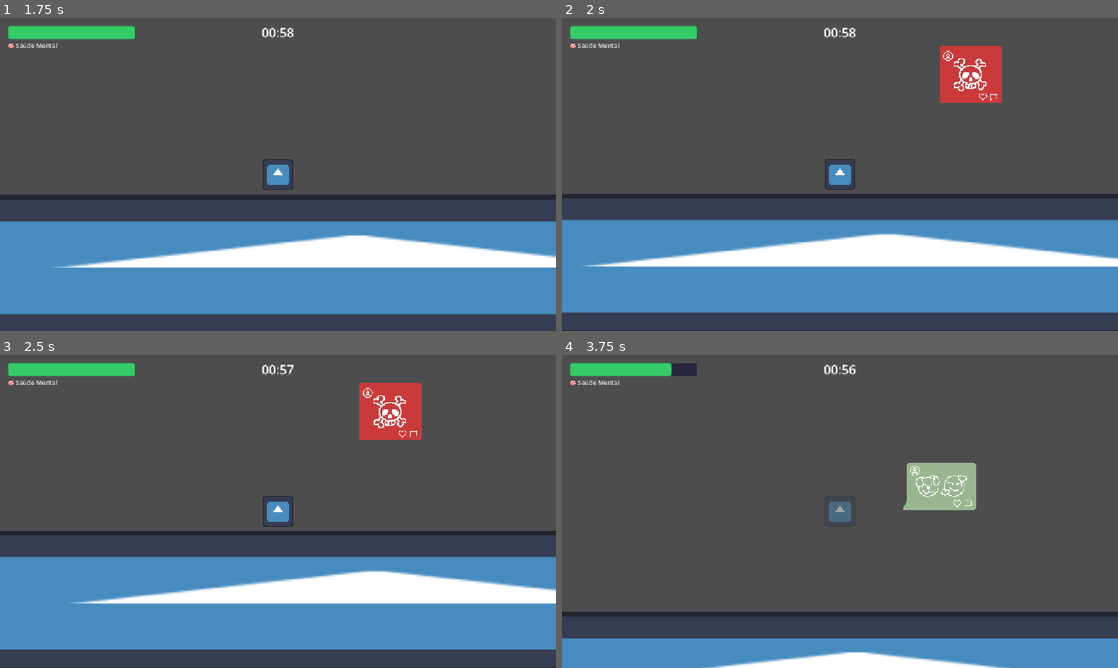
Above: before the commit, frames 1-4 (two rows, left to right).
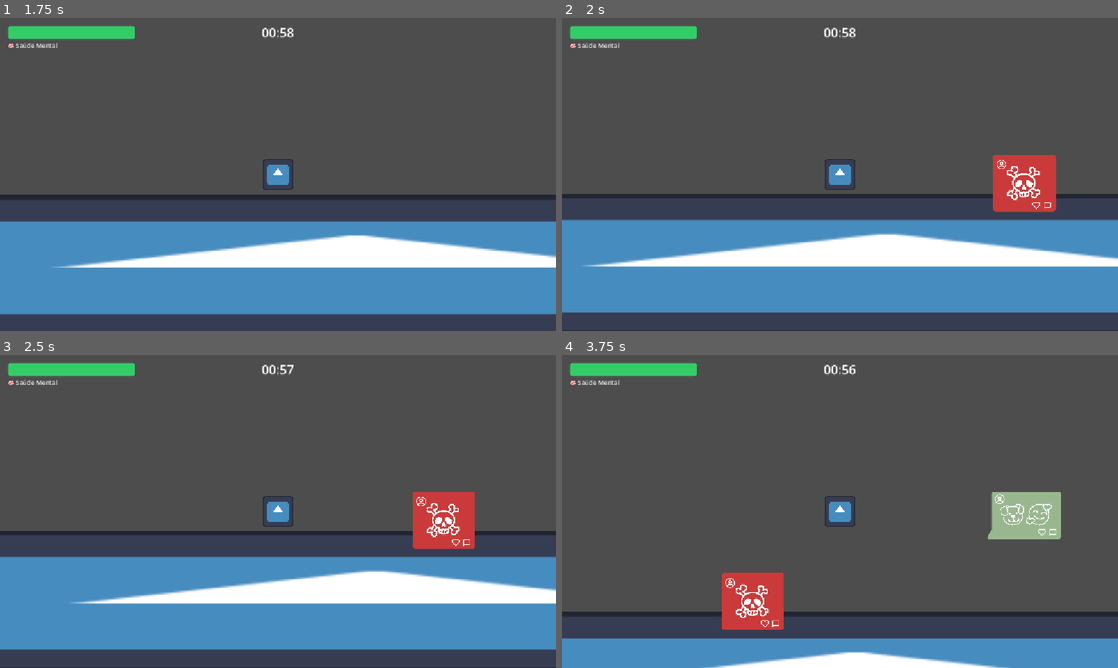
Above: after the commit, the same moments.

Repository: mota-pedro/projeto-ese
Game: Godot game, scene res://primeira_fase.tscn
Two runs of this game, one before a commit and one after it. Both use one fixed random seed, a clock stepped at 60 frames per second and the inputs below. The engine's default icon, where the game draws it, is replaced by a stand-in: a white triangle on a blue panel in a dark square.
Inputs:
- Up to frame 1 (1.75 s): tap Enter (ui_accept) at 0.5, 0.77, 1.52 s; hold Right (ui_right) from 0.53 s (still down)
- Up to frame 2 (2 s): keep holding Right (ui_right)
- Up to frame 3 (2.5 s): release Right (ui_right) at 2.03 s; hold Left (ui_left) from 2.03 s (still down)
- Up to frame 4 (3.75 s): release Left (ui_left) at 2.78 s; hold Right (ui_right) from 2.78 s (still down); tap Enter (ui_accept) at 3.02 s

Frame 1 is identical in both runs. In frame 2, 4.1% of the frame differs, in the area x 68-89%, y 8-62%; in frame 3, 4.1%; in frame 4, 6.3%, in the area x 19-90%, y 2-88%.

Commit message:
fix: posts spawnando corretamentem, sem lugar fixo

Diff:
--- a/game_manager.gd
+++ b/game_manager.gd
@@ -1,22 +1,23 @@
-# game_manager.gd — Gerencia tempo de jogo e condição de vitória/derrota
+# game_manager.gd
 extends Node
 
 signal game_over(won: bool)
 
-@export var survival_time: float = 60.0  # segundos para vencer
+@export var survival_time: float = 60.0
 
 var elapsed_time: float = 0.0
 var game_active: bool = true
-
-# Referência ao player para monitorar saúde
 var player_ref: Node = null
+var spawner_ref: Node = null
 
 func _ready():
-	# Busca o player na cena
 	await get_tree().process_frame
+
 	player_ref = get_tree().get_first_node_in_group("player")
 	if player_ref:
 		player_ref.health_changed.connect(_on_player_health_changed)
+
+	spawner_ref = get_tree().get_first_node_in_group("spawner")
 
 func _process(delta):
 	if not game_active:
@@ -25,13 +26,18 @@
 	elapsed_time += delta
 
 	if elapsed_time >= survival_time:
-		game_active = false
-		emit_signal("game_over", true)  # Jogador venceu
+		_end_game(true)
 
 func _on_player_health_changed(current_health: int, _max_health: int):
 	if current_health <= 0 and game_active:
-		game_active = false
-		emit_signal("game_over", false)  # Game Over
+		_end_game(false)
+
+func _end_game(won: bool):
+	game_active = false
+	# Para o spawner
+	if spawner_ref and spawner_ref.has_method("stop"):
+		spawner_ref.stop()
+	emit_signal("game_over", won)
 
 func get_formatted_time() -> String:
 	var remaining = max(0.0, survival_time - elapsed_time)
--- a/obstacle_spawner.gd
+++ b/obstacle_spawner.gd
@@ -1,4 +1,4 @@
-# obstacle_spawner.gd — Spawna posts positivos e negativos
+# obstacle_spawner.gd
 extends Node2D
 
 @export var post_scene: PackedScene
@@ -8,9 +8,14 @@
 var spawn_timer: float = 0.0
 var game_active: bool = true
 var elapsed: float = 0.0
+var positive_chance: float = 0.40
 
-# Chance de post positivo começa em 40%
-var positive_chance: float = 0.40
+var camera: Camera2D = null
+
+func _ready():
+	await get_tree().process_frame
+	# Busca a câmera na cena
+	camera = get_tree().get_first_node_in_group("camera")
 
 func _process(delta):
 	if not game_active:
@@ -19,7 +24,6 @@
 	elapsed += delta
 	spawn_timer += delta
 
-	# Aumenta dificuldade ao longo do tempo
 	var difficulty_mult = 1.0 + (elapsed / 60.0) * 0.5
 	var current_speed = base_speed * difficulty_mult
 	var current_interval = max(0.8, spawn_interval / difficulty_mult)
@@ -33,16 +37,24 @@
 		return
 
 	var post = post_scene.instantiate()
-	add_child(post)
+	get_tree().root.add_child(post)
 
-	# Altura aleatória na tela
+	# Spawna na borda direita da câmera
+	var screen_w = get_viewport().size.x
 	var screen_h = get_viewport().size.y
-	var spawn_y = randf_range(screen_h * 0.2, screen_h * 0.75)
-	post.position = Vector2(get_viewport().size.x + 60, spawn_y)
+	var cam_x = camera.global_position.x if camera else 0.0
+	var cam_y = camera.global_position.y if camera else 0.0
 
-	# Define tipo: positivo ou negativo
+	var spawn_x = cam_x + (screen_w / 2.0) + 100.0
+	var spawn_y = cam_y + randf_range(-screen_h * 0.25, screen_h * 0.25)
+
+	post.global_position = Vector2(spawn_x, spawn_y)
+
 	var is_positive = randf() < positive_chance
 	post.setup(
 		post.PostType.POSITIVE if is_positive else post.PostType.NEGATIVE,
 		spd
 	)
+
+func stop():
+	game_active = false
--- a/post.gd
+++ b/post.gd
@@ -1,4 +1,4 @@
-# post.gd — Post de rede social: positivo (cura) ou negativo (causa dano)
+# post.gd
 extends CharacterBody2D
 
 enum PostType { POSITIVE, NEGATIVE }
@@ -23,7 +23,6 @@
 	if hitbox:
 		hitbox.body_entered.connect(_on_body_entered)
 
-
 func setup(type: PostType, spd: float):
 	post_type = type
 	speed = spd
@@ -37,7 +36,11 @@
 
 func _physics_process(delta):
 	position.x -= speed * delta
-	if position.x < -300:
+
+	# Some quando sair da borda esquerda da câmera
+	var cam = get_tree().get_first_node_in_group("camera")
+	var left_limit = cam.global_position.x - get_viewport().size.x if cam else -300.0
+	if position.x < left_limit - 100.0:
 		queue_free()
 
 func _on_body_entered(body):
@@ -46,5 +49,4 @@
 			body.heal(2)
 		else:
 			body.take_damage(2)
-
 		queue_free()
--- a/primeira_fase.tscn
+++ b/primeira_fase.tscn
@@ -27,7 +27,7 @@
 [node name="Node2D" type="Node2D" unique_id=2052663765]
 script = ExtResource("1_main")
 
-[node name="Player" type="CharacterBody2D" parent="." unique_id=174280586]
+[node name="Player" type="CharacterBody2D" parent="." unique_id=174280586 groups=["player"]]
 position = Vector2(150, 380)
 script = ExtResource("2_player")
 
@@ -38,7 +38,7 @@
 [node name="CollisionShape2D" type="CollisionShape2D" parent="Player" unique_id=1933610032]
 shape = SubResource("RectangleShape2D_player")
 
-[node name="Camera2D" type="Camera2D" parent="Player" unique_id=495398000]
+[node name="Camera2D" type="Camera2D" parent="Player" unique_id=495398000 groups=["camera"]]
 
 [node name="StaticBody2D" type="StaticBody2D" parent="." unique_id=358111518]
 
@@ -102,6 +102,6 @@
 horizontal_alignment = 1
 vertical_alignment = 1
 
-[node name="ObstacleSpawner" type="Node2D" parent="." unique_id=59965253]
+[node name="ObstacleSpawner" type="Node2D" parent="." unique_id=59965253 groups=["spawner"]]
 script = ExtResource("6_spawner")
 post_scene = ExtResource("7_post")
